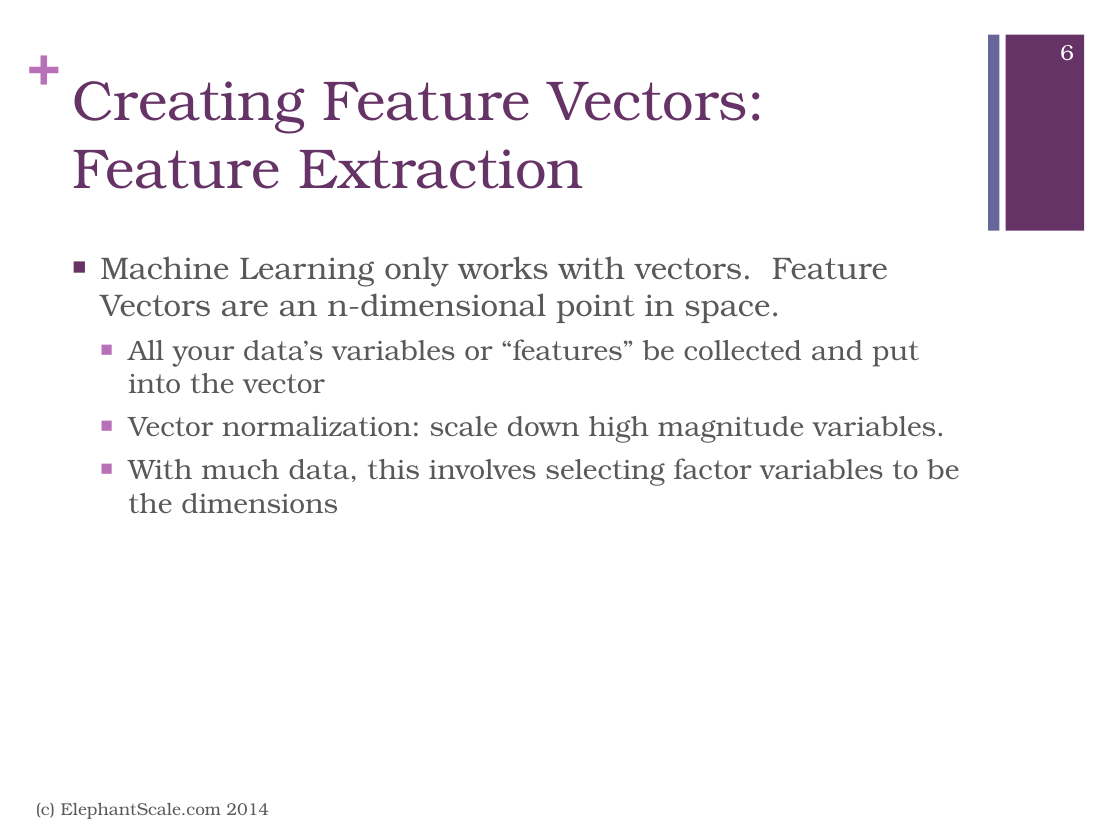
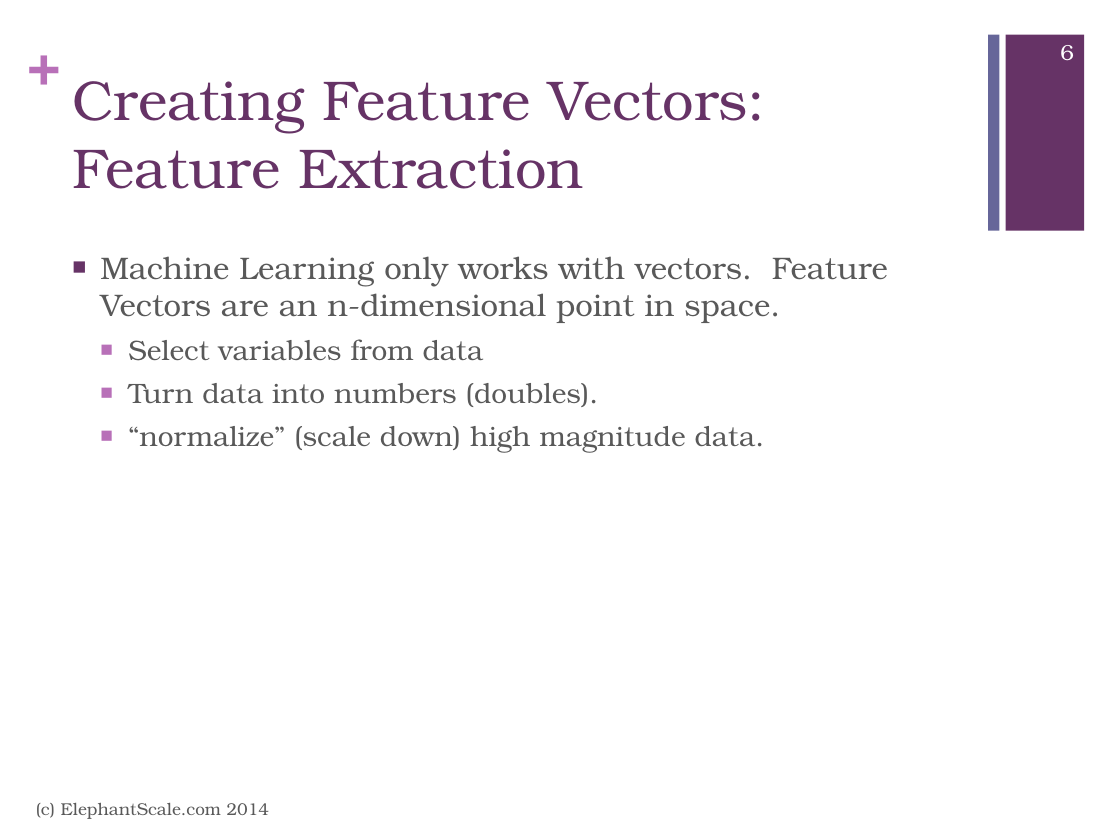
Before and after one commit to mattvinks/spark-labs, a slide deck: slide 6 of slides/MLLib.pptx. Drawn at 1120x840 pixels with LibreOffice and Linux fonts; fonts in the diff are those of the drawing. Boxes give left, top, right and bottom in pixels: in the first picture for what was removed or moved away, otherwise in the second. Text is boxed around its words. In the diff, an @@ line names an element or a change of style, - is before the commit and + after.

```diff
--- a/slides/MLLib.pptx
+++ b/slides/MLLib.pptx
@@ text at (x1=128, y1=339, x2=765, y2=452): text changed @@
-  ■ All your data’s variables or “features” be collected and put into the vector
-  ■ Vector normalization: scale down high magnitude variables.
-  ■ With much data, this involves selecting factor variables to be the dimensions
+  ■ Select variables from data
+  ■ Turn data into numbers (doubles).
+  ■ “normalize” (scale down) high magnitude data.
```
Also in this commit, not shown: 4 other slides changed, 3 slides added.
